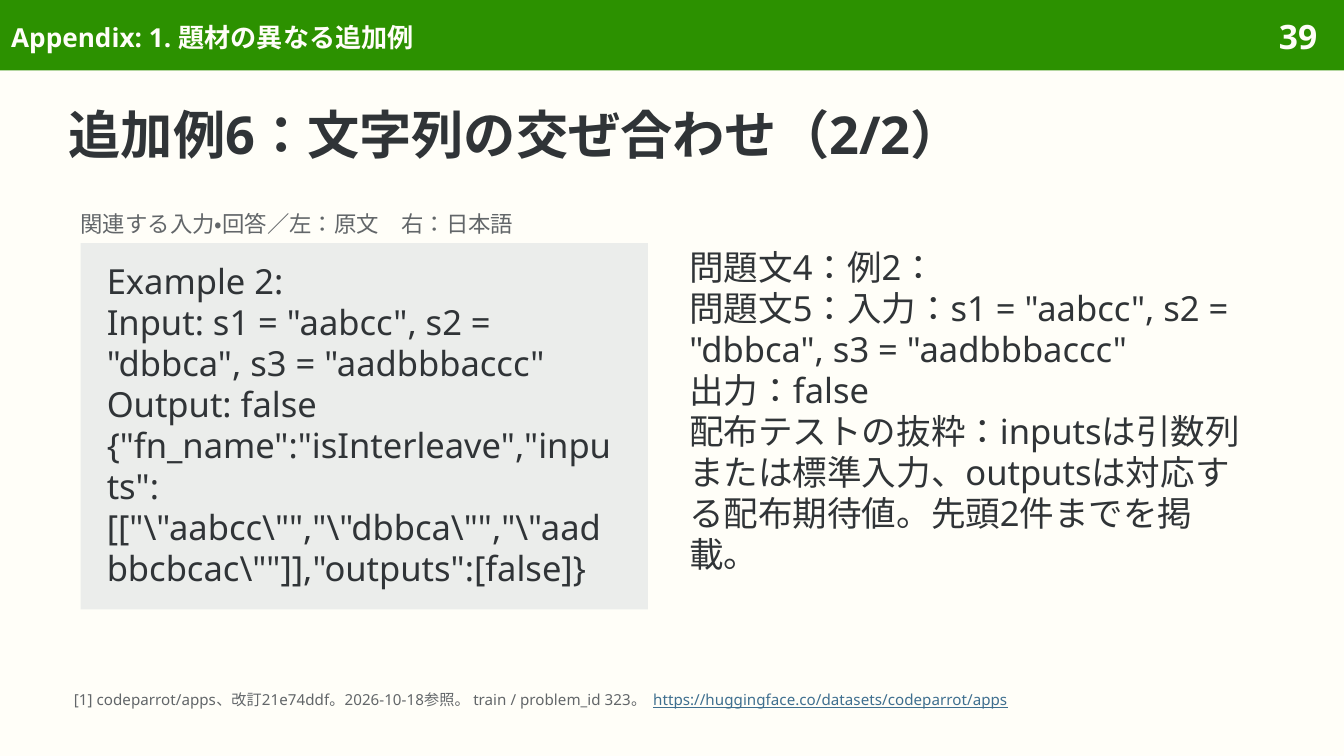
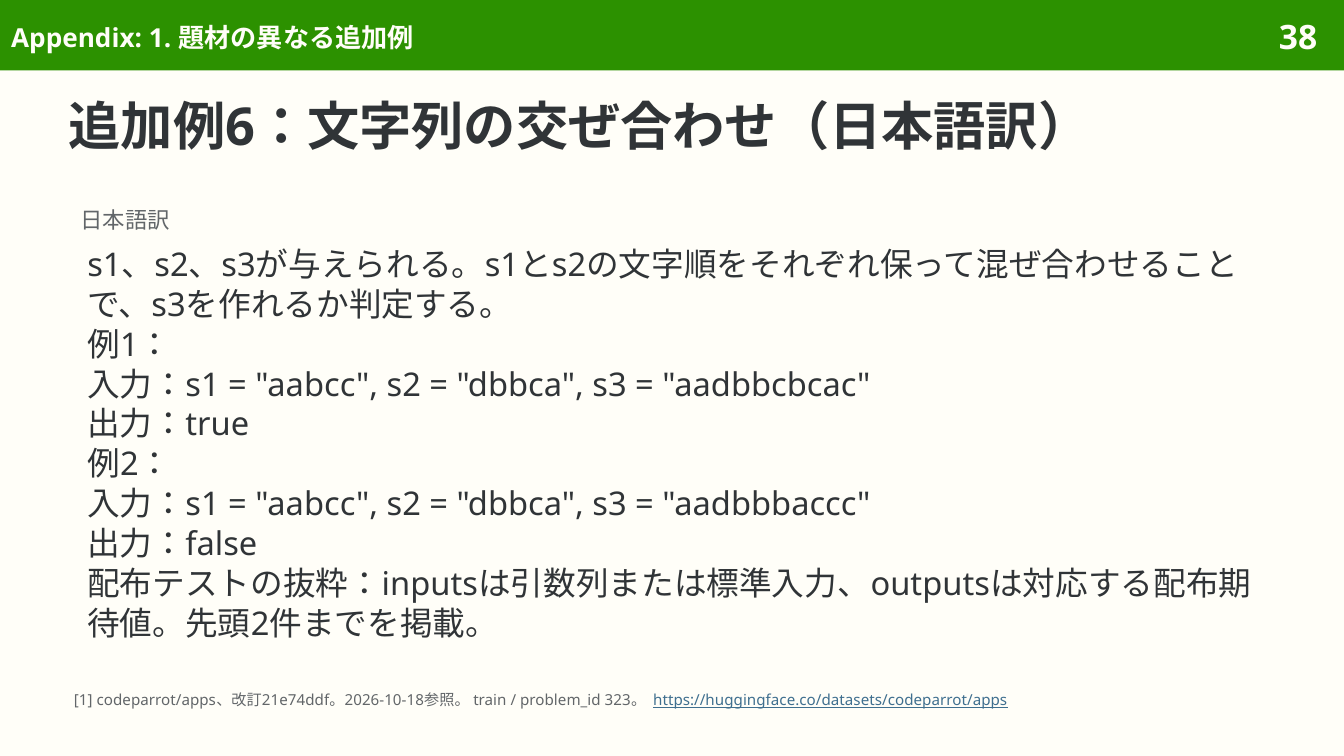
Before and after one commit to sasakiy84/datasets-in-10-minutes, a slide deck: slide 38 of slides/datasets-in-10-minutes-apps.pptx (slide 39 before the commit). Drawn at 1344x756 pixels with LibreOffice and Linux fonts; fonts in the diff are those of the drawing. Boxes give left, top, right and bottom in pixels: in the first picture for what was removed or moved away, otherwise in the second. Text is boxed around its words. In the diff, an @@ line names an element or a change of style, - is before the commit and + after.

Commit message:
Reflow apps examples with complete originals first

```diff
--- a/slides/datasets-in-10-minutes-apps.pptx
+++ b/slides/datasets-in-10-minutes-apps.pptx
@@ page number at (1279,24,1317,50): text changed @@
-39
+38
@@ title at (69,100,1091,150): text changed @@
-追加例6：文字列の交ぜ合わせ（2/2）
+追加例6：文字列の交ぜ合わせ（日本語訳）
@@ text added at (81,209,171,230), 12 pt, text #626669 @@
+日本語訳
@@ text removed at (81,213,513,234) @@
-関連する入力・回答／左：原文 右：日本語
@@ rectangle removed at (81,243,648,609) @@
-Example 2:
-Input: s1 = "aabcc", s2 = "dbbca", s3 = "aadbbbaccc"
-Output: false
-{"fn_name":"isInterleave","inputs":[["\"aabcc\"","\"dbbca\"","\"aadbbcbcac\""]],"outputs":[false]}
@@ text at (87,248,1237,520): text changed; size 18.5 to 17.5 pt @@
-問題文4：例2：
-問題文5：入力：s1 = "aabcc", s2 = "dbbca", s3 = "aadbbbaccc"
+s1、s2、s3が与えられる。s1とs2の文字順をそれぞれ保って混ぜ合わせることで、s3を作れるか判定する。
+例1：
+入力：s1 = "aabcc", s2 = "dbbca", s3 = "aadbbcbcac"
+出力：true
+例2：
+入力：s1 = "aabcc", s2 = "dbbca", s3 = "aadbbbaccc"
@@ text "s1、s2、s3が与えられる。s1とs2の文字順をそれぞれ保って混ぜ合わせることで、s3を作れるか判定する。": place and size @@
-text "s1、s2、s3が与えられる。s1とs2の文字順をそれぞれ保って混ぜ合わせることで、s3を作れるか判定する。" at (689,251,1239,570)
+text "s1、s2、s3が与えられる。s1とs2の文字順をそれぞれ保って混ぜ合わせることで、s3を作れるか判定する。" at (87,248,1251,638)
@@ text at (87,527,1251,638): size 18.5 to 17.5 pt in "出力：false", "配布テストの抜粋：inputsは引数列または標準入力、outputsは対応する配布期待値。先頭2件までを掲載。"; line spacing 22pt to 21.4pt @@
```
Also in this commit, not shown: 27 other slides changed, 2 slides removed, 9 other files.
